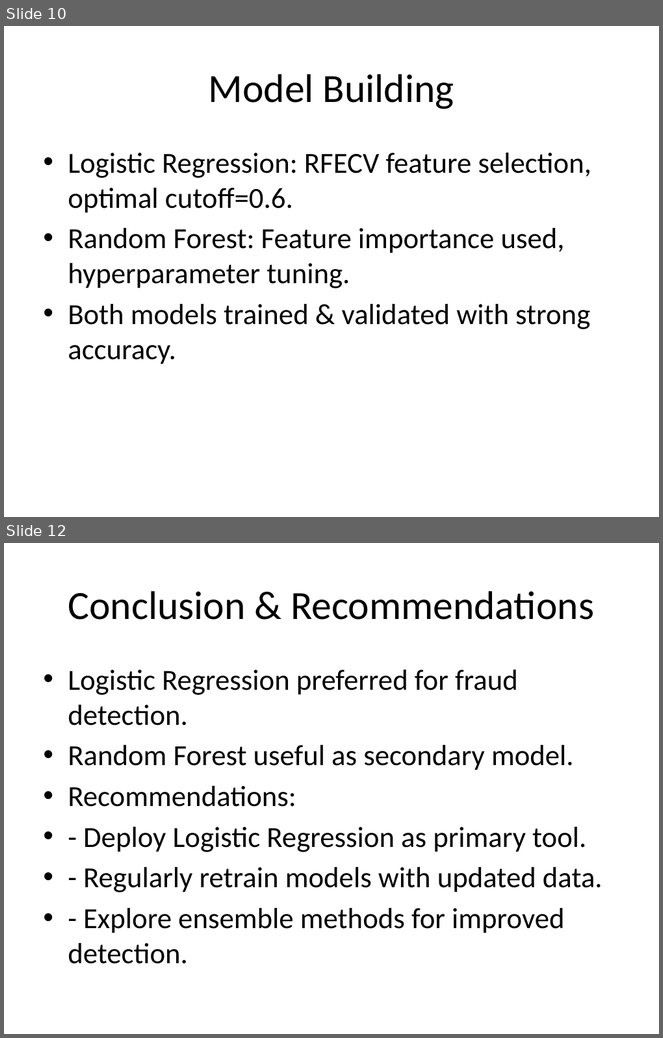
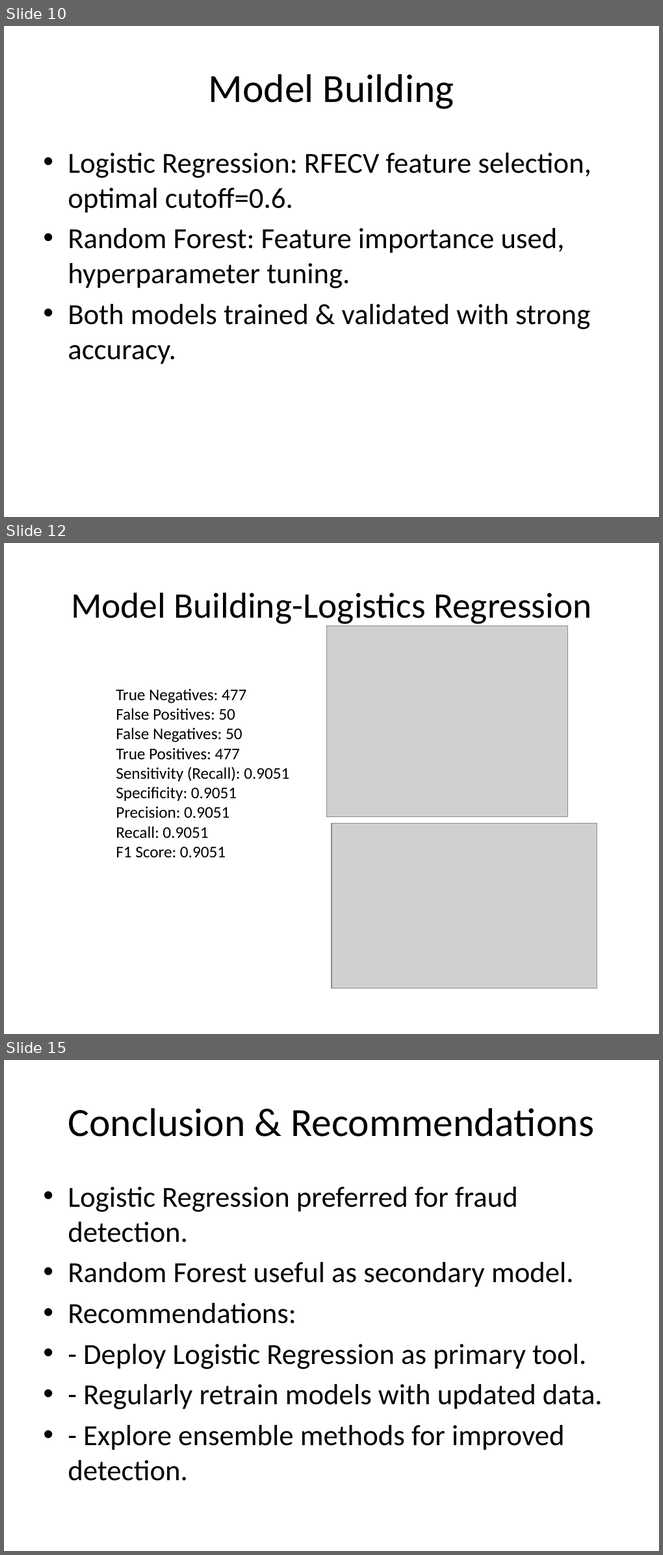
Before and after one commit to bhawanih9/Fraudulent_Claim_Detection, a slide deck: Fraudulent_Claim_Detection_BhawaniShankarMahapatra_BiniyamBelaynehDemisse_PPT.pptx. Shown one above the other, each under a label of ours: slides 10 and 12 before the commit, slides 10, 12 and 15 after it; the slides between them are not shown. The pictures are 663x1038 and 663x1555 pixels, drawn with LibreOffice and Linux fonts; fonts in the diff are those of the drawing; grey boxes stand for pictures. Boxes give left, top, right and bottom in pixels: in the first picture for what was removed or moved away, otherwise in the second. Text is boxed around its words. In the diff, an @@ line names an element or a change of style, - is before the commit and + after.

```diff
--- a/Fraudulent_Claim_Detection_BhawaniShankarMahapatra_BiniyamBelaynehDemisse_PPT.pptx
+++ b/Fraudulent_Claim_Detection_BhawaniShankarMahapatra_BiniyamBelaynehDemisse_PPT.pptx
@@ slide 12 added at box(4, 543, 659, 1034), background #FFFFFF @@
@@ title added at box(71, 592, 592, 627), 39.6 pt, text #000000 @@
+Model Building-Logistics Regression
@@ picture added at box(326, 626, 568, 817) @@
@@ text added at box(116, 689, 289, 858), 18 pt, text #000000 @@
+True Negatives: 477
+False Positives: 50
+False Negatives: 50
+True Positives: 477
+Sensitivity (Recall): 0.9051
+Specificity: 0.9051
+Precision: 0.9051
+Recall: 0.9051
+F1 Score: 0.9051
@@ picture added at box(332, 823, 597, 988) @@
@@ what was slide 12 is now slide 15 @@
```
Also in this commit, not shown: 2 slides changed, 2 other slides added.
